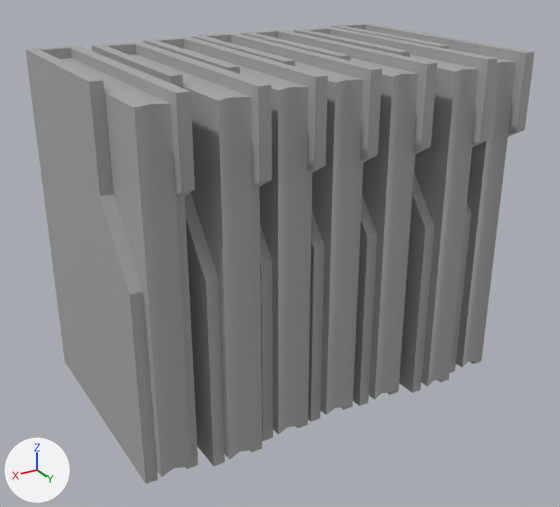
Two versions of the FBX model Content/Meshes/Blockout/SM_Folders_A_GRP_01.fbx, one commit apart.
The view is the same before and after, from a 50 mm camera at (0.334, 0.558, 0.398) aimed at (0.005, 0.01, 0.124). The axes (+X, +Y, +Z) are drawn at lower left. The lights are the same throughout. The first picture is the older version. Where no turn or scale is listed for an object, it has been applied to the vertices.

In view in the first picture: 'SM_Folders_A_GRP_01'.
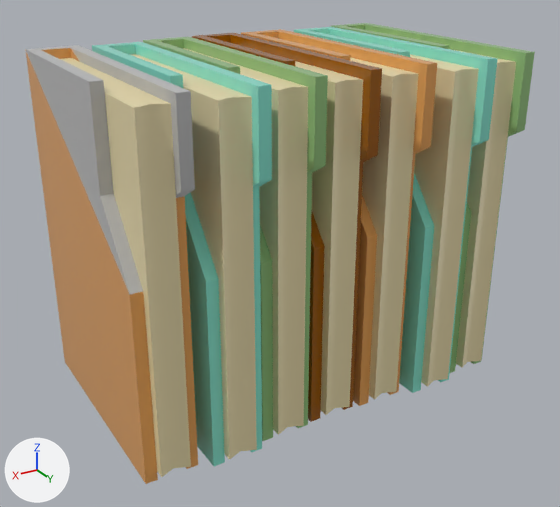
Patch to the scene script:
```diff
--- a/Content/Meshes/Blockout/SM_Folders_A_GRP_01.fbx.py
+++ b/Content/Meshes/Blockout/SM_Folders_A_GRP_01.fbx.py
@@ mat_m_paper_01 @@
+mat_m_paper_01 = principled_material('M_Paper_01')
+mat_m_paper_01.base_color = (0.802, 0.697, 0.411)  # beige #e7d9ac
@@ mat_m_plastic_cyan_01 @@
+mat_m_plastic_cyan_01 = principled_material('M_Plastic_Cyan_01')
+mat_m_plastic_cyan_01.base_color = (0.251, 0.8, 0.652)  # cyan #89e7d3
+mat_m_plastic_cyan_01.roughness = 0.2
@@ mat_m_plastic_green_01 @@
+mat_m_plastic_green_01 = principled_material('M_Plastic_Green_01')
+mat_m_plastic_green_01.base_color = (0.292, 0.527, 0.206)  # green #93c07d
+mat_m_plastic_green_01.roughness = 0.2
@@ mat_m_plastic_orange_01 @@
+mat_m_plastic_orange_01 = principled_material('M_Plastic_Orange_01')
+mat_m_plastic_orange_01.base_color = (0.8, 0.371, 0.102)  # orange #e7a45a
+mat_m_plastic_orange_01.roughness = 0.2
@@ mat_m_plastic_red_01 @@
+mat_m_plastic_red_01 = principled_material('M_Plastic_Red_01')
+mat_m_plastic_red_01.base_color = (0.331, 0.102, 0.0)  # brown #9c5a00
+mat_m_plastic_red_01.roughness = 0.2
@@ mat_default_material @@
+mat_default_material = principled_material('Default_Material')
+mat_default_material.base_color = (0.5, 0.5, 0.5)  # grey #bcbcbc
@@ me_mesh @@
 me_mesh.from_pydata(...)  # 238 vertices, 238 faces; spans x -0.176..0.176, y -0.119..0.119, z 0.0..0.3
+# me_mesh part 1: 26 of the faces centred in x -0.072..-0.027, y -0.117..0.111, z 0.0..0.3 switch from mat_standardsurface1 (grey #aaaaaa) to mat_m_plastic_orange_01 (orange #e7a45a)
+# me_mesh part 2: 6 of the faces centred in x 0.131..0.176, y -0.117..-0.006, z 0.116..0.15 switch from mat_standardsurface1 (grey #aaaaaa) to mat_m_plastic_orange_01 (orange #e7a45a)
+# me_mesh part 3: 2 of the faces centred in x 0.136..0.171, y 0.093, z 0.081..0.113 switch from mat_standardsurface1 (grey #aaaaaa) to mat_m_plastic_orange_01 (orange #e7a45a)
+# me_mesh part 4: all 28 faces centred in x -0.166..0.166, y -0.004..0.108, z 0.15 switch from mat_standardsurface1 (grey #aaaaaa) to mat_m_paper_01 (beige #e7d9ac)
+# me_mesh part 5: all 14 faces centred in x -0.161..0.156, y -0.005..0.039, z 0.292 switch from mat_standardsurface1 (grey #aaaaaa) to mat_m_paper_01 (beige #e7d9ac)
+# me_mesh part 6: 26 of the faces centred in x -0.176..-0.131, y -0.117..0.111, z 0.0..0.3 switch from mat_standardsurface1 (grey #aaaaaa) to mat_m_plastic_green_01 (green #93c07d)
+# me_mesh part 7: 26 of the faces centred in x 0.027..0.072, y -0.117..0.111, z 0.0..0.3 switch from mat_standardsurface1 (grey #aaaaaa) to mat_m_plastic_green_01 (green #93c07d)
+# me_mesh part 8: 15 of the faces centred in x 0.131..0.176, y -0.111..0.111, z 0.191..0.3 switch from mat_standardsurface1 (grey #aaaaaa) to mat_default_material (grey #bcbcbc)
+# me_mesh part 9: 26 of the faces centred in x -0.126..-0.081, y -0.108..0.119, z 0.0..0.3 switch from mat_standardsurface1 (grey #aaaaaa) to mat_m_plastic_cyan_01 (cyan #89e7d3)
+# me_mesh part 10: 26 of the faces centred in x 0.077..0.121, y -0.108..0.119, z 0.0..0.3 switch from mat_standardsurface1 (grey #aaaaaa) to mat_m_plastic_cyan_01 (cyan #89e7d3)
+# me_mesh part 11: 26 of the faces centred in x -0.022..0.023, y -0.119..0.108, z 0.0..0.3 switch from mat_standardsurface1 (grey #aaaaaa) to mat_m_plastic_red_01 (brown #9c5a00)
```

Where the change shows, as pixel boxes (x1, y1, x2, y2) in the pictures (560 x 507 px):
part 1 of me_mesh, recoloured
    both: (241, 29, 437, 406)
part 2 of me_mesh, recoloured (grey to orange)
    both: (26, 48, 187, 484)
part 3 of me_mesh, recoloured (grey to orange)
    both: (130, 196, 198, 484)
part 4 of me_mesh, recoloured (grey to beige)
    both: (105, 62, 516, 477)
part 5 of me_mesh, recoloured
    both: (61, 48, 515, 108)
part 6 of me_mesh, recoloured
    both: (331, 23, 535, 373)
part 7 of me_mesh, recoloured
    both: (143, 37, 328, 441)
part 8 of me_mesh, recoloured
    both: (25, 45, 195, 294)
part 9 of me_mesh, recoloured
    both: (294, 27, 498, 393)
part 10 of me_mesh, recoloured (grey to cyan)
    both: (92, 42, 272, 466)
part 11 of me_mesh, recoloured
    both: (192, 33, 382, 422)
